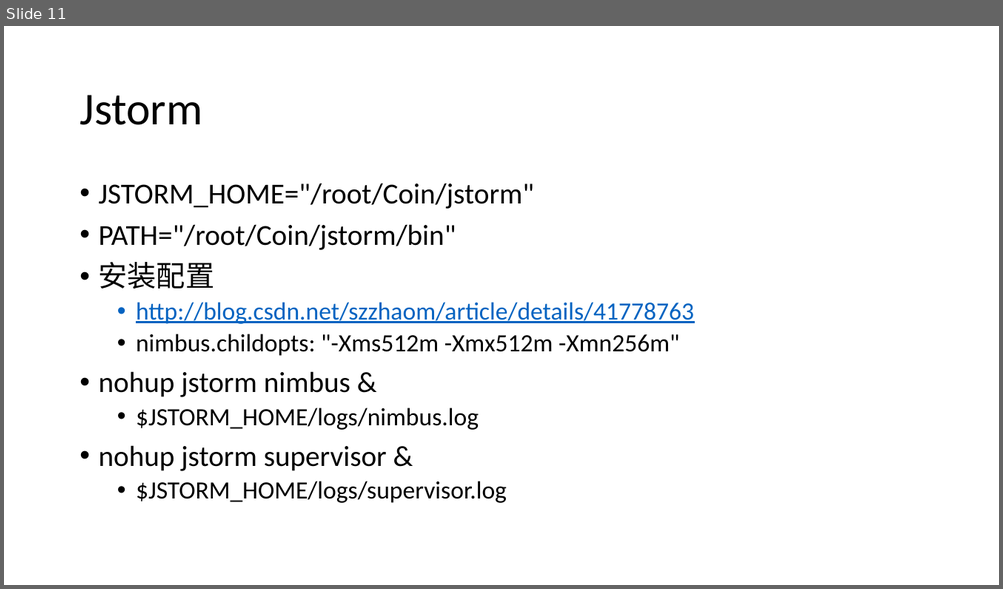
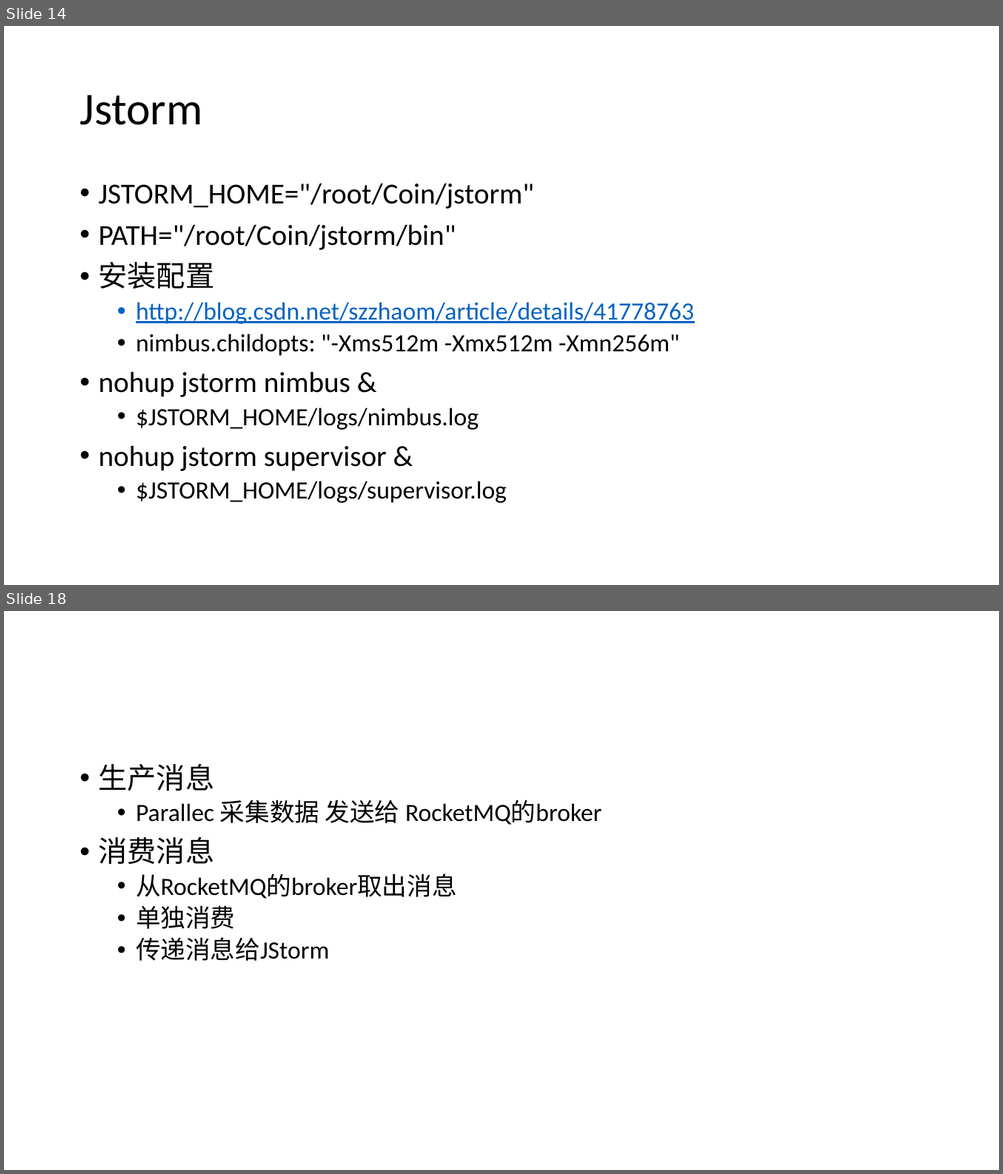
Before and after one commit to csliangdu/ExchangeAgg, a slide deck: doc/Coin.pptx. Shown one above the other, each under a label of ours: slide 11 before the commit, slides 14 and 18 after it; the slides between them are not shown. The pictures are 1003x589 and 1003x1174 pixels, drawn with LibreOffice and Linux fonts; fonts in the diff are those of the drawing. Boxes give left, top, right and bottom in pixels: in the first picture for what was removed or moved away, otherwise in the second. Text is boxed around its words. In the diff, an @@ line names an element or a change of style, - is before the commit and + after.

```diff
--- a/doc/Coin.pptx
+++ b/doc/Coin.pptx
@@ slide 18 added at <box>4,611,999,1170</box>, background #FFFFFF @@
@@ text added at <box>99,763,602,961</box>, 24 pt, text #000000 @@
+• 生产消息
+  • Parallec 采集数据 发送给 RocketMQ的broker
+• 消费消息
+  • 从RocketMQ的broker取出消息
+  • 单独消费
+  • 传递消息给JStorm
@@ what was slide 11 is now slide 14 @@
```
Also in this commit, not shown: 1 slide changed, 6 other slides added, 20 other files.
